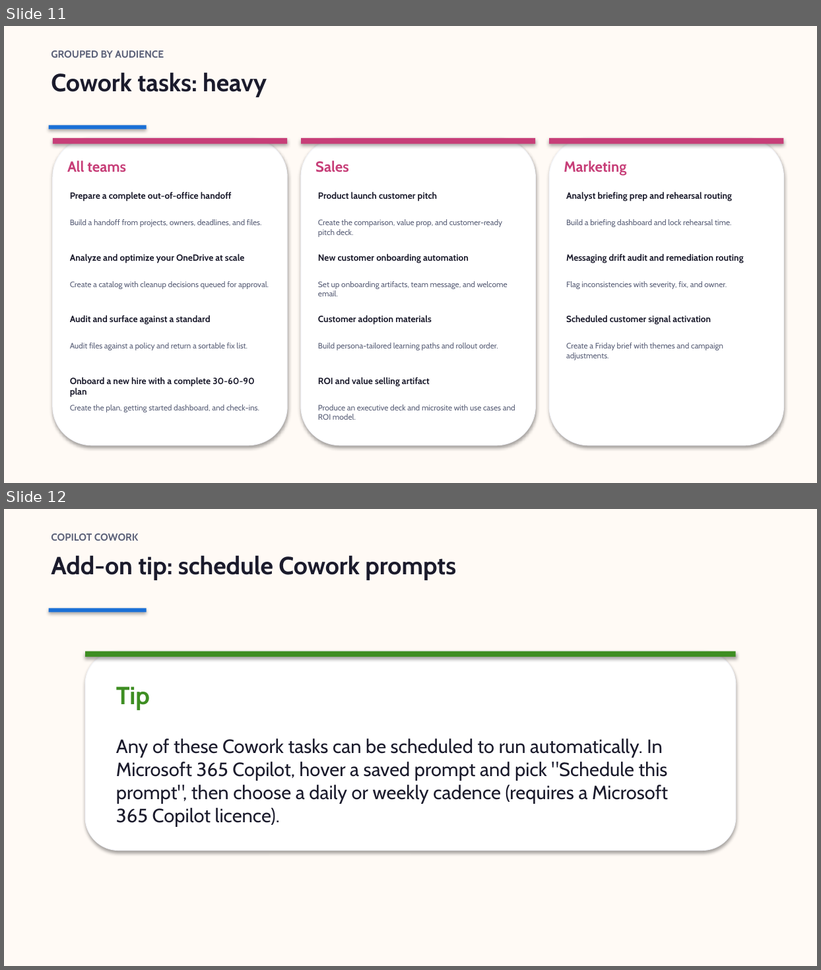
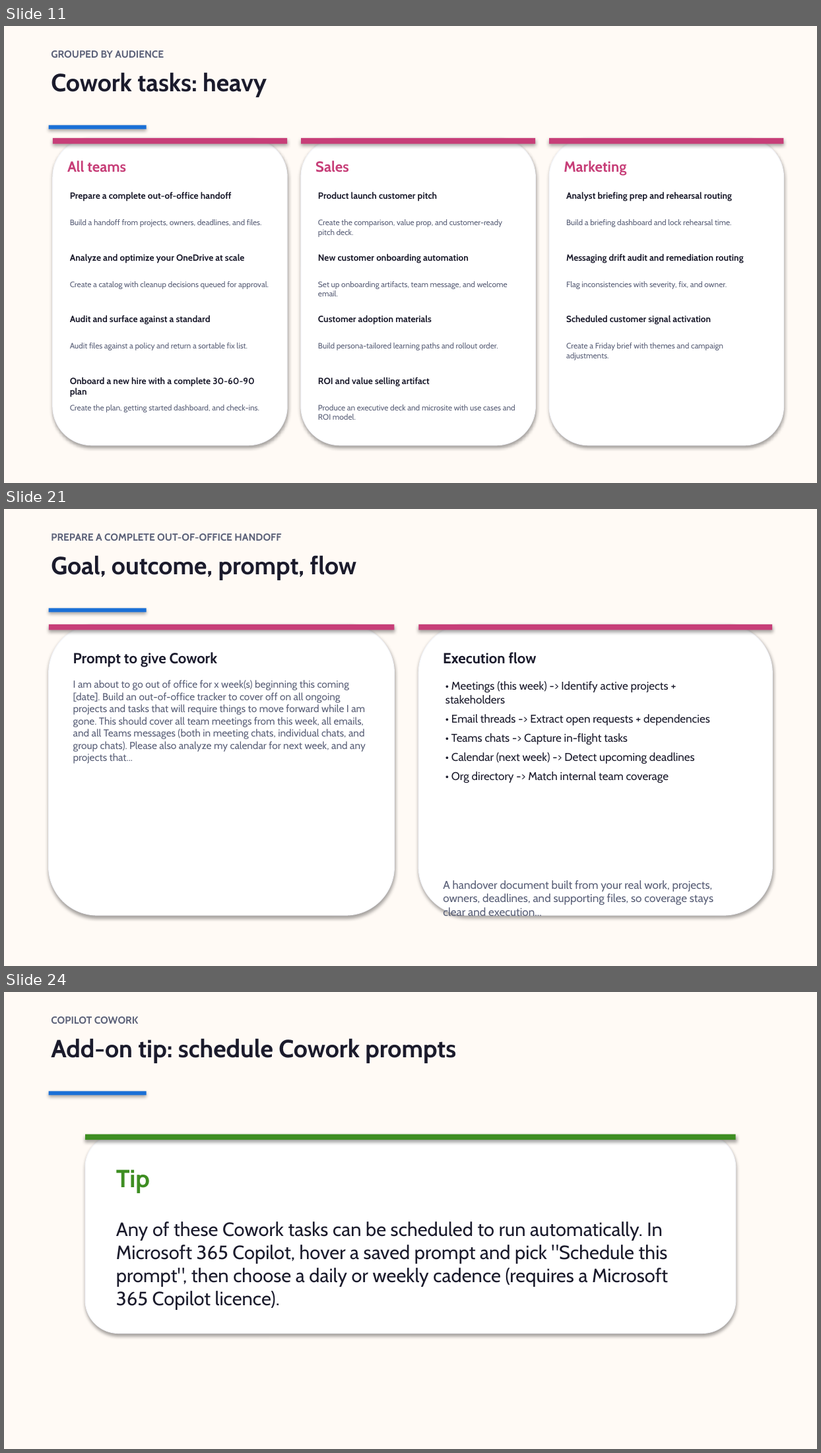
Before and after one commit to steffiyappy/copilot-what-to-use-when, a slide deck: slides/business-lite.pptx. Shown one above the other, each under a label of ours: slides 11 and 12 before the commit, slides 11, 21 and 24 after it; the slides between them are not shown. The pictures are 821x970 and 821x1453 pixels, drawn with LibreOffice and Linux fonts; fonts in the diff are those of the drawing. Boxes give left, top, right and bottom in pixels: in the first picture for what was removed or moved away, otherwise in the second. Text is boxed around its words. In the diff, an @@ line names an element or a change of style, - is before the commit and + after.

```diff
--- a/slides/business-lite.pptx
+++ b/slides/business-lite.pptx
@@ slide 21 added at (4,509,817,966), background #FFFAF5 @@
@@ text added at (51,533,281,541), 9 pt, text #5A6078, bold @@
+PREPARE A COMPLETE OUT-OF-OFFICE HANDOFF
@@ text added at (51,555,357,580), 22 pt, text #1B1B2C, bold @@
+Goal, outcome, prompt, flow
@@ rectangle added at (49,608,147,612), fill #1A6FD6 @@
@@ rounded rectangle added at (49,625,394,916), fill #FFFFFF, outline #F6F7FB 0.75 pt @@
@@ rectangle added at (49,625,394,630), fill #C73E78 @@
@@ rounded rectangle added at (418,625,772,916), fill #FFFFFF, outline #F6F7FB 0.75 pt @@
@@ rectangle added at (418,625,772,630), fill #C73E78 @@
@@ text added at (73,652,217,667), 13 pt, text #1B1B2C, bold @@
+Prompt to give Cowork
@@ text added at (443,652,537,664), 13 pt, text #1B1B2C, bold @@
+Execution flow
@@ text added at (73,680,366,764), 9 pt, text #5A6078 @@
+I am about to go out of office for x week(s) beginning this coming [date]. Build an out-of-office tracker to cover off on all ongoing projects and tasks that will require things to move forward while I am gone. This should cover all team meetings from this week, all emails, and all Teams messages (both in meeting chats, individual chats, and group chats). Please also analyze my calendar for next week, and any projects that...
@@ text added at (446,681,710,784), 10 pt, text #1B1B2C @@
+• Meetings (this week) -> Identify active projects + stakeholders
+• Email threads -> Extract open requests + dependencies
+• Teams chats -> Capture in-flight tasks
+• Calendar (next week) -> Detect upcoming deadlines
+• Org directory -> Match internal team coverage
@@ text added at (443,881,714,918), 10 pt, text #5A6078 @@
+A handover document built from your real work, projects, owners, deadlines, and supporting files, so coverage stays clear and execution...
@@ what was slide 12 is now slide 24 @@
```
Also in this commit, not shown: 11 other slides added, 8 other files.
